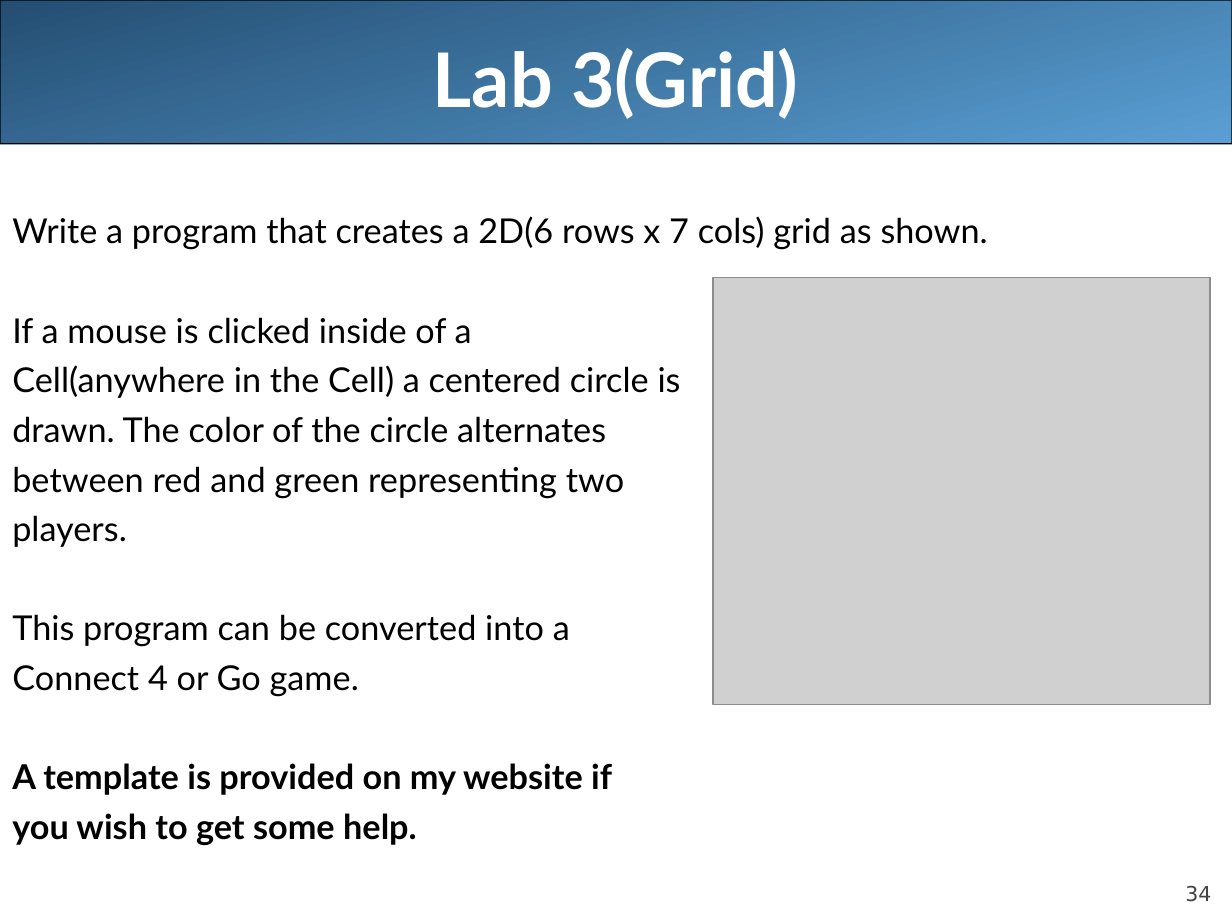
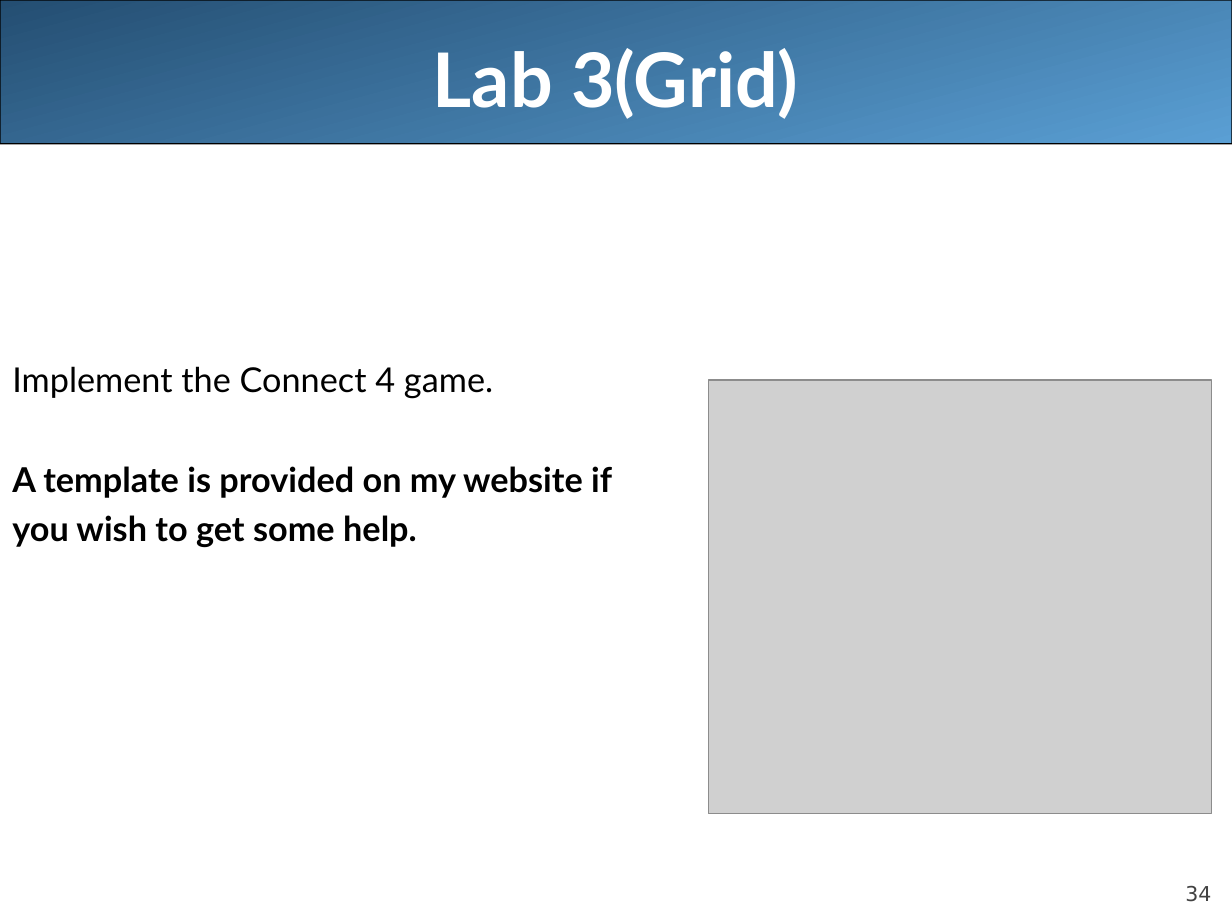
Before and after one commit to LongBaoNguyen/longbaonguyen.github.io, a slide deck: slide 34 of courses/apcsa/lecture20.ppt. Drawn at 1232x924 pixels with LibreOffice and Linux fonts; fonts in the diff are those of the drawing; grey boxes stand for pictures. Boxes give left, top, right and bottom in pixels: in the first picture for what was removed or moved away, otherwise in the second. Text is boxed around its words. In the diff, an @@ line names an element or a change of style, - is before the commit and + after.

```diff
--- a/courses/apcsa/lecture20.ppt
+++ b/courses/apcsa/lecture20.ppt
@@ text at [12,366,493,399]: text changed @@
-Write a program that creates a 2D(6 rows x 7 cols) grid as shown.
-If a mouse is clicked inside of a
-Cell(anywhere in the Cell) a centered circle is
-drawn. The color of the circle alternates
-between red and green representing two
-players.
-This program can be converted into a
-Connect 4 or Go game.
+Implement the Connect 4 game.
@@ picture: place and size @@
-picture at [713,277,1210,705]
+picture at [708,379,1211,813]
```
Also in this commit, not shown: 1 other file.
